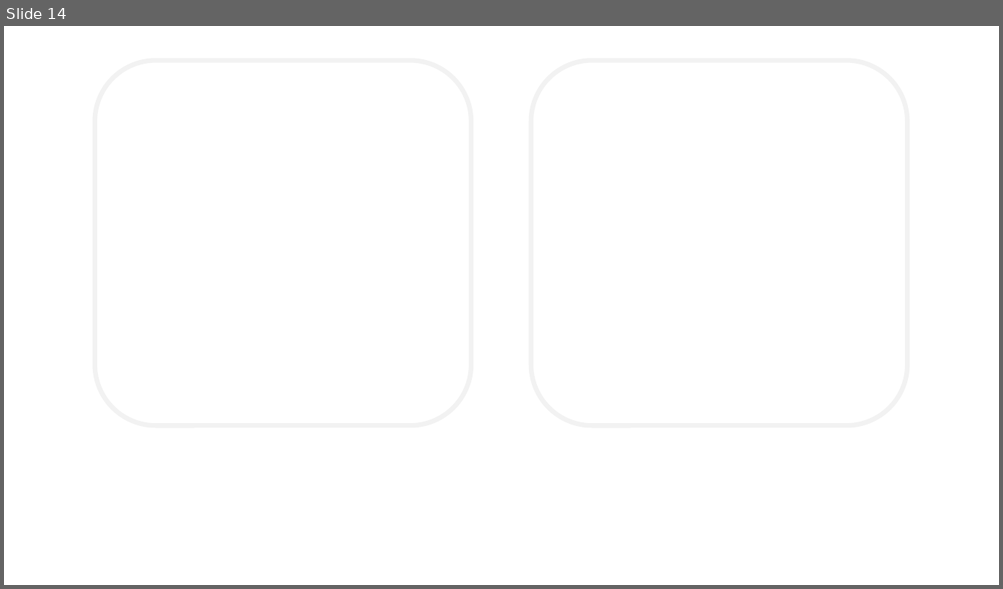
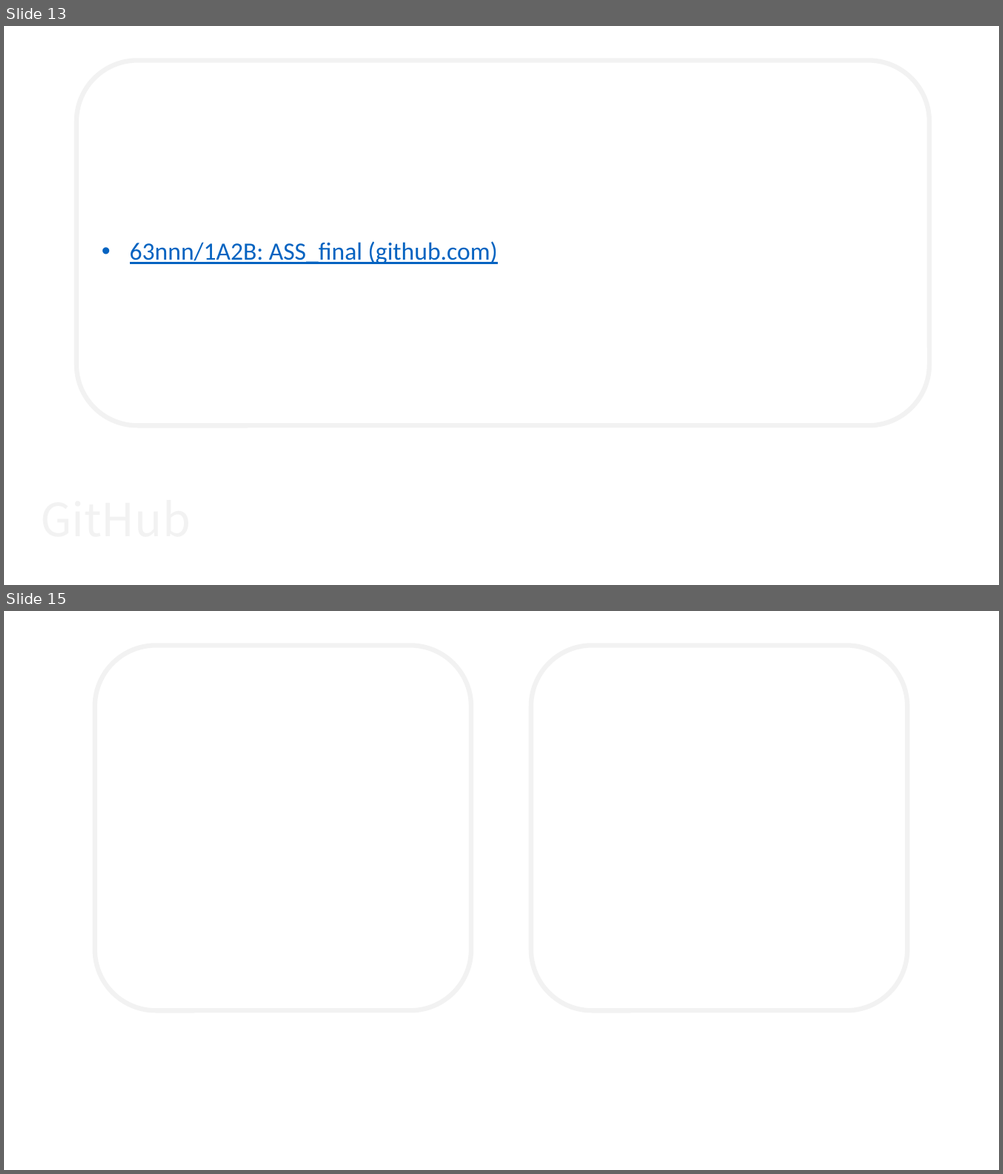
Before and after one commit to 63nnn/1A2B, a slide deck: assi_1A2B.pptx. Shown one above the other, each under a label of ours: slide 14 before the commit, slides 13 and 15 after it; the slides between them are not shown. The pictures are 1003x589 and 1003x1174 pixels, drawn with LibreOffice and Linux fonts; fonts in the diff are those of the drawing; background and template pictures are left out. Boxes give left, top, right and bottom in pixels: in the first picture for what was removed or moved away, otherwise in the second. Text is boxed around its words. In the diff, an @@ line names an element or a change of style, - is before the commit and + after.

```diff
--- a/assi_1A2B.pptx
+++ b/assi_1A2B.pptx
@@ slide 13 added at (4,26,999,585), background #FFFFFF; not listed: 1 template element that a slide beside it also shows @@
@@ rounded rectangle added at (77,60,929,426), outline #F2F2F2 4.5 pt, 24 pt, text #0563C1, underline @@
+• 63nnn/1A2B: ASS_final (github.com)
@@ title added at (33,478,891,567), 44 pt, text #F2F2F2 @@
+GitHub
@@ what was slide 14 is now slide 15 @@
```
Also in this commit, not shown: 1 other file.
